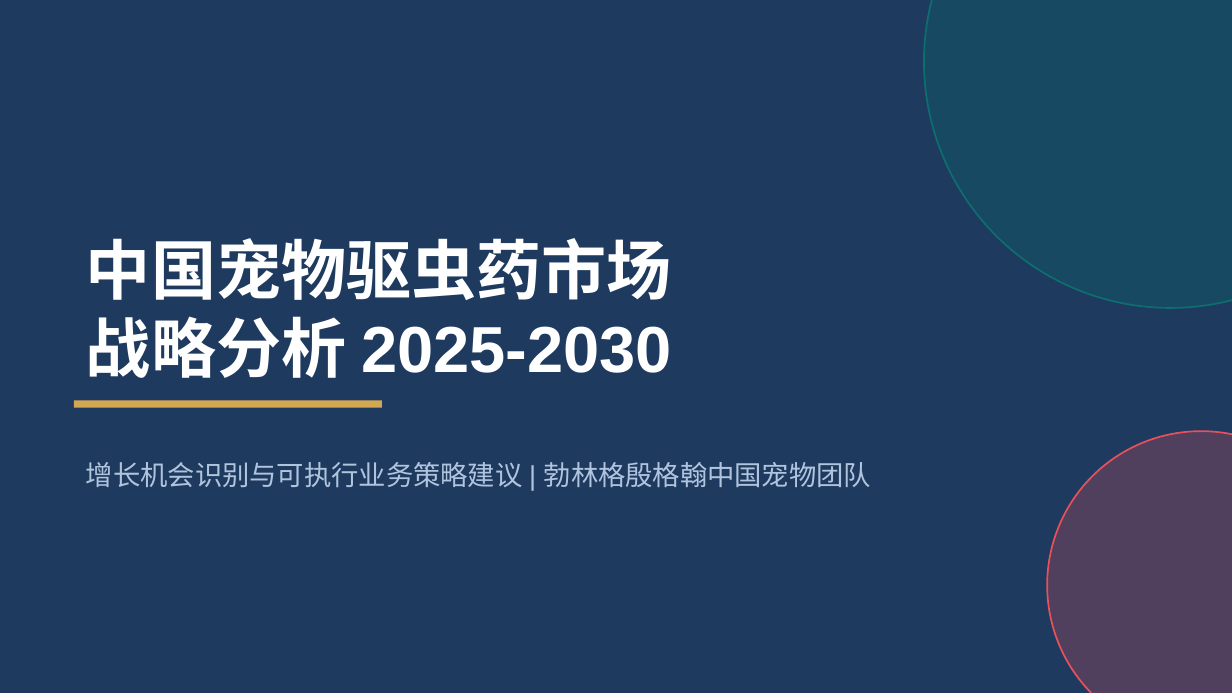
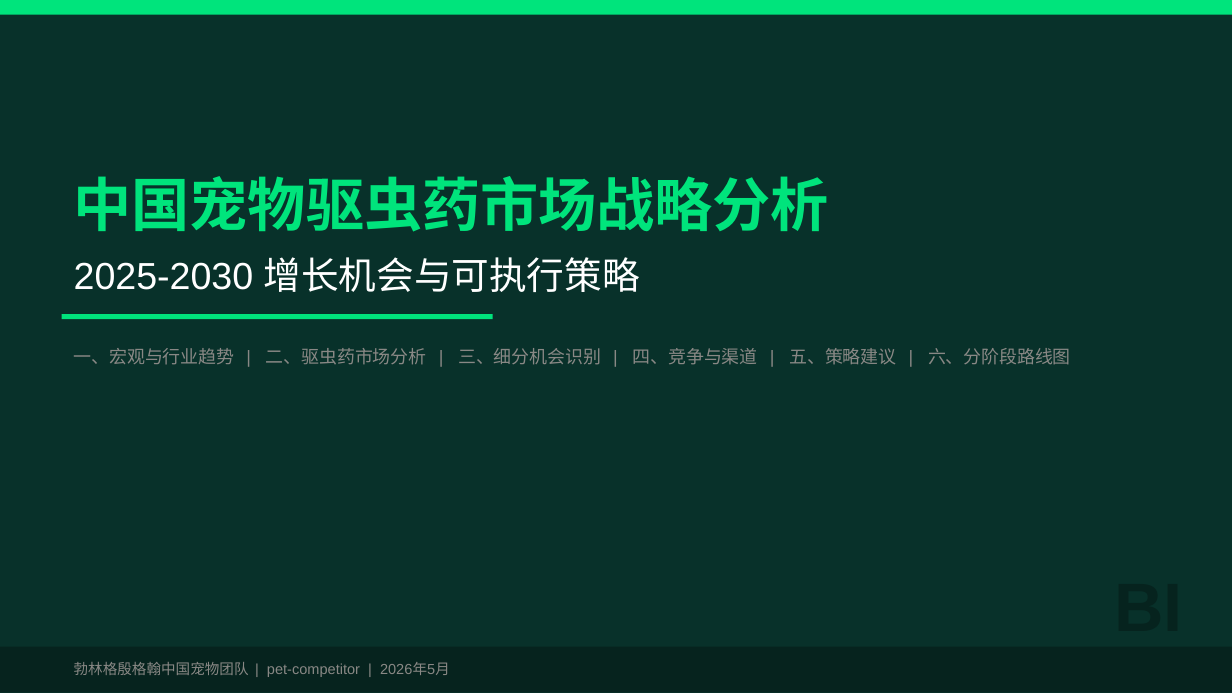
Before and after one commit to zhaoomi-zyw/openclaw-workspace-pet-macos, a slide deck: slide 1 of generate file/BI-Pet-Dewormer-Strategy-2025/中国宠物驱虫药市场战略分析2025-2030.pptx. Drawn at 1232x693 pixels with LibreOffice and Linux fonts; fonts in the diff are those of the drawing. Boxes give left, top, right and bottom in pixels: in the first picture for what was removed or moved away, otherwise in the second. Text is boxed around its words. In the diff, an @@ line names an element or a change of style, - is before the commit and + after.

Commit message:
Update: 中国宠物驱虫药市场战略分析2025-2030.pptx — 改用BI绿色风格（深青+亮绿主色调，参考BI-Pet-Market-Analysis-Full-2026.pptx风格）

```diff
--- a/generate file/BI-Pet-Dewormer-Strategy-2025/中国宠物驱虫药市场战略分析2025-2030.pptx
+++ b/generate file/BI-Pet-Dewormer-Strategy-2025/中国宠物驱虫药市场战略分析2025-2030.pptx
@@ background #1E3A5F to #08312A @@
@@ rectangle added at [0,0,1232,15], fill #00E47C @@
@@ ellipse removed at [924,0,1232,308] @@
@@ text at [74,176,829,232]: text changed; size 38 to 34 pt; text colour #FFFFFF to #00E47C @@
-中国宠物驱虫药市场
-战略分析 2025-2030
+中国宠物驱虫药市场战略分析
@@ text added at [74,257,640,292], 22 pt, text #FFFFFF @@
+2025-2030 增长机会与可执行策略
@@ rectangle: place and size @@
-rectangle at [74,400,382,408]
+rectangle at [62,314,493,319]
@@ rectangle at [62,314,493,319]: fill #D4A853 to #00E47C @@
@@ text at [74,348,1071,365]: text changed; size 16 to 10.5 pt; text colour #B0C4DE to #898885 @@
-增长机会识别与可执行业务策略建议 | 勃林格殷格翰中国宠物团队
+一、宏观与行业趋势 | 二、驱虫药市场分析 | 三、细分机会识别 | 四、竞争与渠道 | 五、策略建议 | 六、分阶段路线图
@@ ellipse removed at [1047,431,1232,693] @@
@@ rectangle added at [0,647,1232,692], fill #06231E @@
@@ text added at [74,662,450,677], 8.5 pt, text #898885 @@
+勃林格殷格翰中国宠物团队 | pet-competitor | 2026年5月
```
Also in this commit, not shown: 10 other slides changed.
